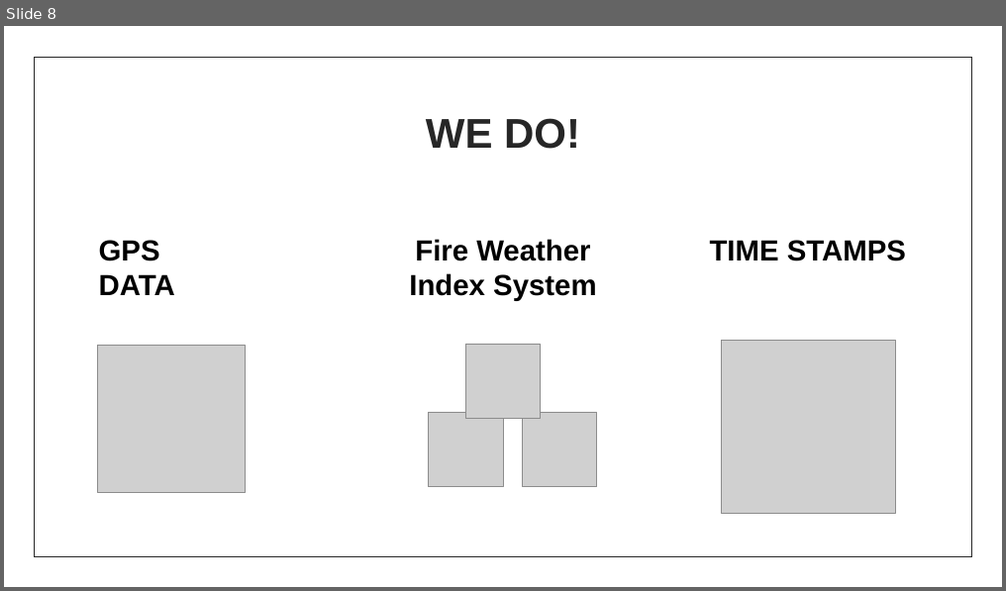
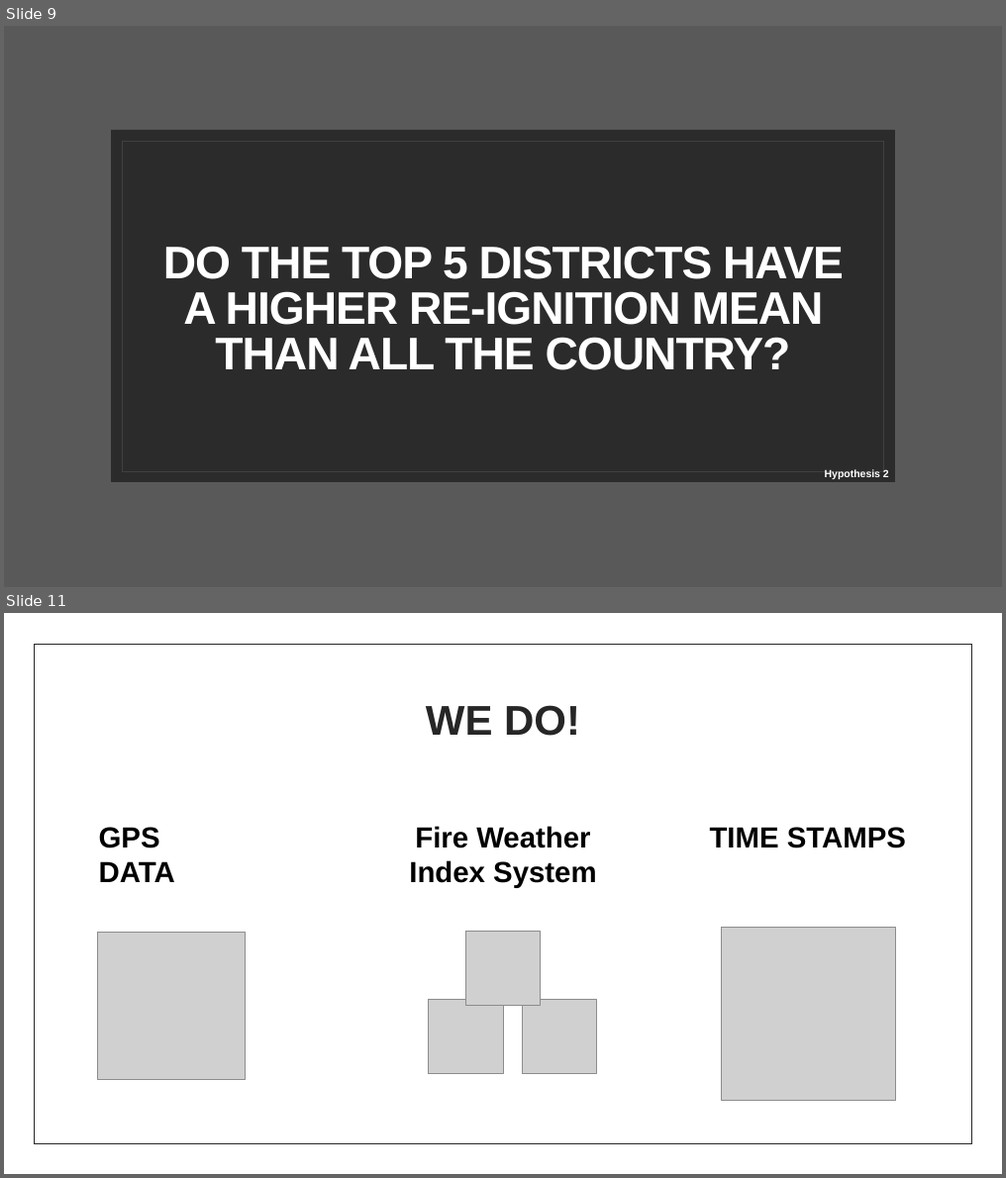
Before and after one commit to Simao-Lopes/Fire-Project, a slide deck: Presentation/The fires in Portugal.pptx. Shown one above the other, each under a label of ours: slide 8 before the commit, slides 9 and 11 after it; the slides between them are not shown. The pictures are 1006x591 and 1006x1178 pixels, drawn with LibreOffice and Linux fonts; fonts in the diff are those of the drawing; grey boxes stand for pictures; background and template pictures are left out; a plain dark background stands for a picture behind light text. Boxes give left, top, right and bottom in pixels: in the first picture for what was removed or moved away, otherwise in the second. Text is boxed around its words. In the diff, an @@ line names an element or a change of style, - is before the commit and + after.

```diff
--- a/Presentation/The fires in Portugal.pptx
+++ b/Presentation/The fires in Portugal.pptx
@@ slide 9 added at [4,26,1002,587], background picture (left out) @@
@@ rectangle added at [4,26,1002,587], fill #595959 @@
@@ rectangle added at [111,130,895,482], fill #FFFFFF @@
@@ rectangle added at [122,141,884,472], outline #404040 0.5 pt @@
@@ title added at [163,246,844,371], 44 pt, text #FFFFFF, bold @@
+DO THE TOP 5 DISTRICTS HAVE A HIGHER RE-IGNITION MEAN THAN ALL THE COUNTRY?
@@ text added at [825,470,889,479], 10 pt, text #FFFFFF, bold @@
+Hypothesis 2
@@ what was slide 8 is now slide 11 @@
```
Also in this commit, not shown: 8 slides changed, 3 other slides added, 1 slide removed, 10 other files.
